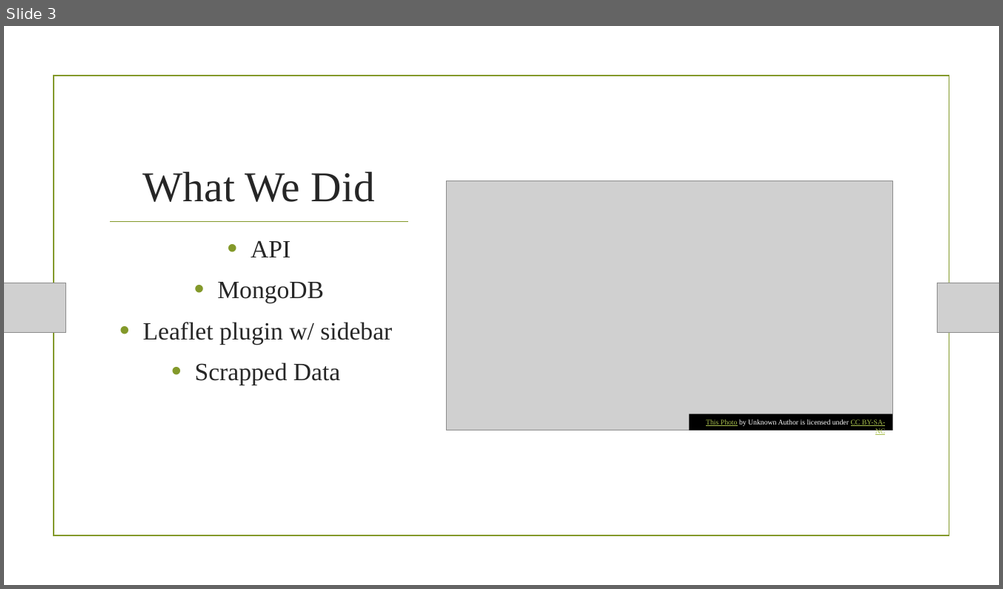
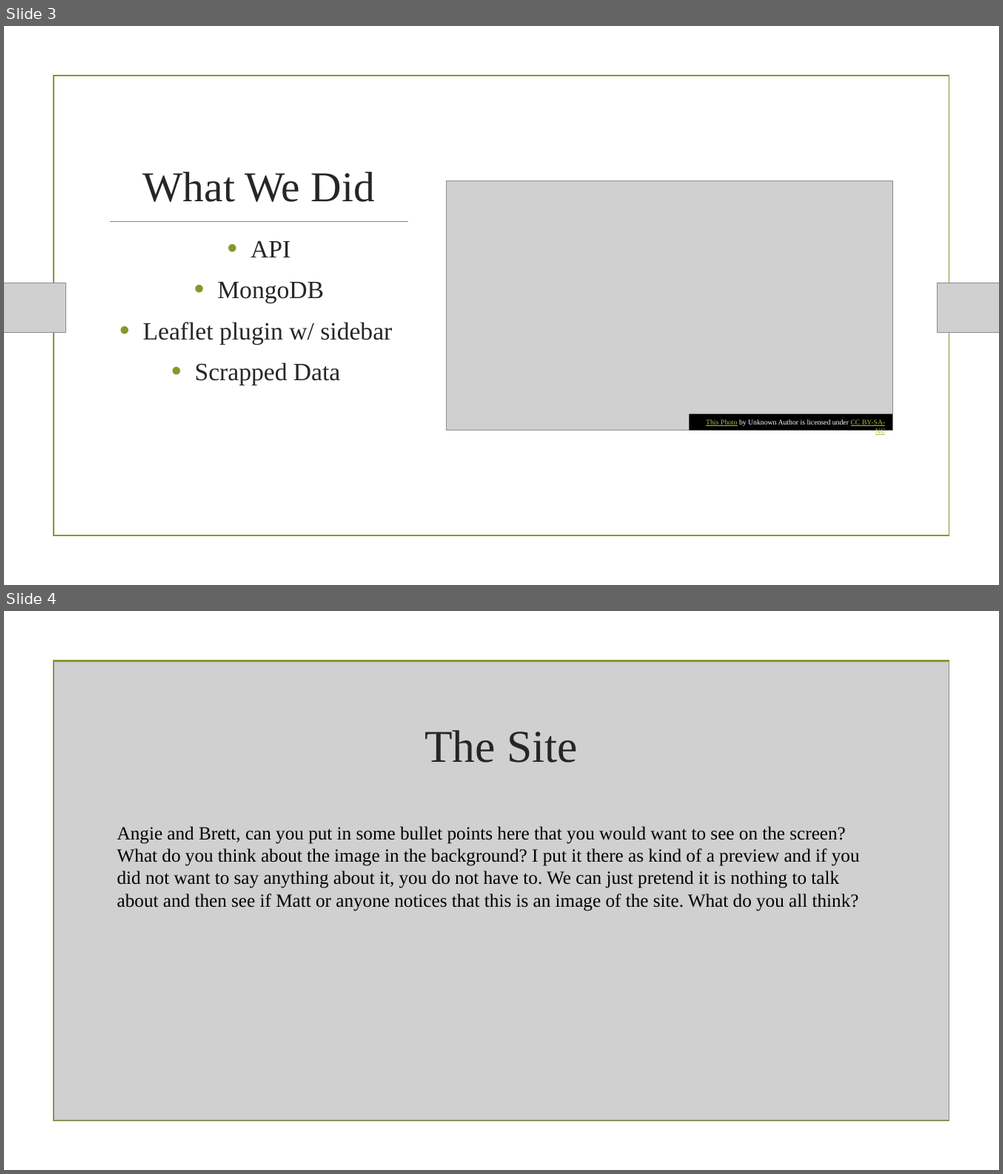
Before and after one commit to kennknisley/project_two, a slide deck: Poverty & Fast Food.pptx. Shown one above the other, each under a label of ours: slide 3 before the commit, slides 3 and 4 after it. The pictures are 1003x589 and 1003x1174 pixels, drawn with LibreOffice and Linux fonts; fonts in the diff are those of the drawing; grey boxes stand for pictures; background and template pictures are left out. Boxes give left, top, right and bottom in pixels: in the first picture for what was removed or moved away, otherwise in the second. Text is boxed around its words. In the diff, an @@ line names an element or a change of style, - is before the commit and + after.

```diff
--- a/Poverty & Fast Food.pptx
+++ b/Poverty & Fast Food.pptx
@@ slide 4 added at <box>4,611,999,1170</box>, background picture (left out) @@
@@ rectangle added at <box>54,661,948,1122</box>, outline #83992A 1.25 pt @@
@@ picture added at <box>54,662,949,1121</box> @@
@@ title added at <box>424,730,578,763</box>, 44 pt, text #262626 @@
+The Site
@@ text added at <box>117,826,859,911</box>, 18 pt, text #000000 @@
+Angie and Brett, can you put in some bullet points here that you would want to see on the screen?
+What do you think about the image in the background? I put it there as kind of a preview and if you did not want to say anything about it, you do not have to. We can just pretend it is nothing to talk about and then see if Matt or anyone notices that this is an image of the site. What do you all think?
```
Also in this commit, not shown: 1 slide changed, 1 slide removed, 4 other files.
